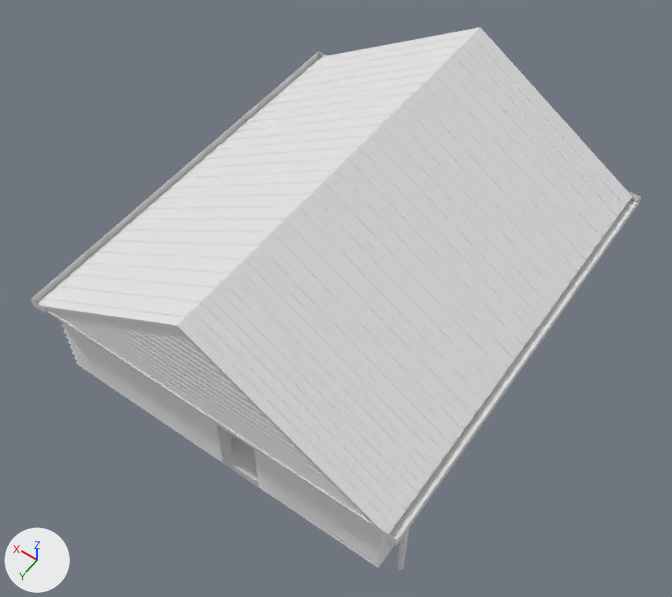
The Blender file NCEA Game 2024/Blender/betterhouse.blend as it was, and as the next commit left it.
Both versions are drawn from a camera (50 mm lens) standing at (-11.9, 17.4, 27.6) and looking at (-0.5, 1.4, 2.5). Lighting does not change. The marker at lower left points along +X, +Y and +Z.

Objects in the first picture: 'Gutters', 'House.col', 'Roof.col'.
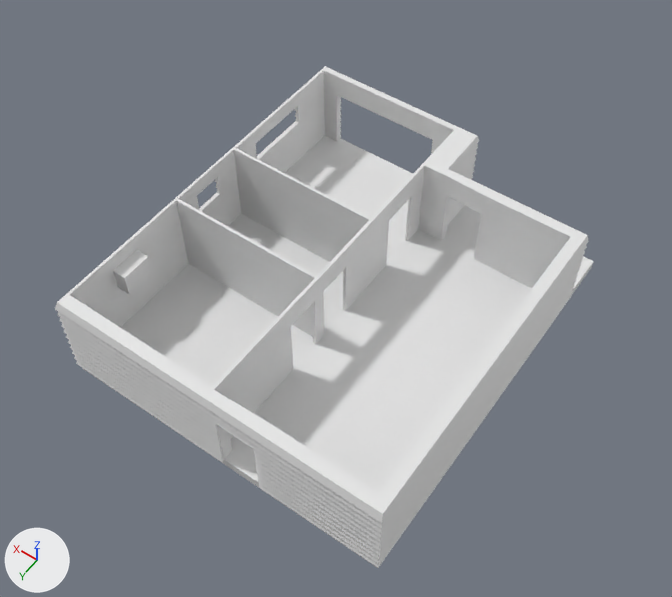
Location of each change, (x1, y1, x2, y2) in pixels of the pictures (672 x 597 px):
'Roof.col', hidden
    before: (38, 27, 632, 534)
'Gutters', hidden
    before: (31, 52, 641, 570)
'Cube', added
    after: (113, 250, 152, 294)
'House.col', unchanged, uncovered by the edit
    before: (59, 320, 395, 568)
    after: (55, 66, 594, 568)

What the commit changed:
Mesh me_cube is new.
It is a box spanning x -1.0..1.0, y -1.0..1.0, z -1.0..1.0.
Object 'Roof.col' (ob_roof_col) is now hidden.
Object 'Gutters' (ob_gutters) is now hidden.
Object 'Cube' (ob_cube) is new; it shows me_cube.
Its location is (6.21, 4.55, 2.43).
Its scale is (0.446, 0.593, 0.446).
